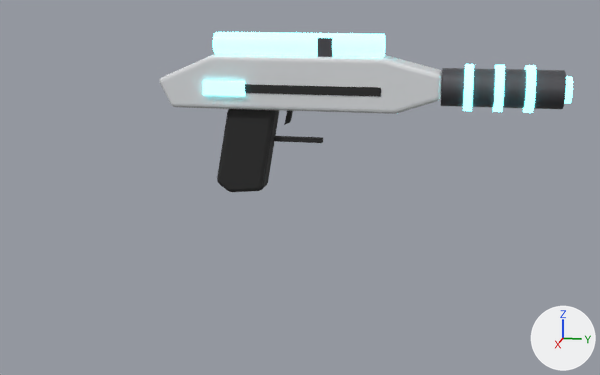
An edit to the glTF model public/models/laser.glb, drawn before and after from the same camera.
Both versions are drawn from a 50 mm lens placed at (1.156, 0.293, 0.173), pointed at (-0.05, 0.052, -0.128). The lights are fixed; the arrows at lower right show +X, +Y and +Z. The older version comes first.

The first picture shows 'Laser_Body'.
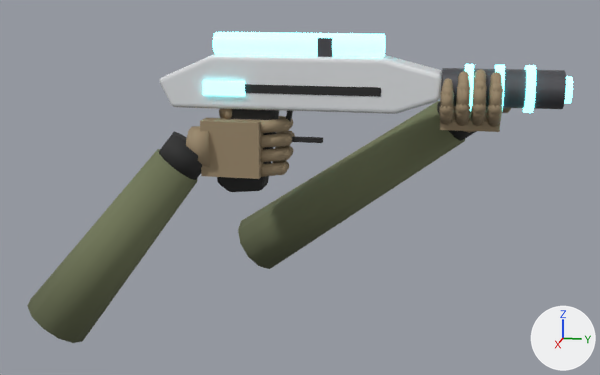
Where the change shows, as pixel boxes (x1, y1, x2, y2) in the pictures (600 x 375 px):
'Laser_HandRight', added
    after: (27, 109, 295, 343)
    faces in mat_sleeve (dark green #737959): (27, 149, 197, 343)
    faces in mat_glove (brown #9b896c): (186, 109, 295, 179)
    faces in mat_dark (black #272727): (159, 132, 202, 180)
'Laser_HandLeft', added
    after: (238, 69, 511, 269)
    faces in mat_sleeve (dark green #737959): (238, 101, 465, 269)
    faces in mat_glove (brown #9b896c): (439, 69, 511, 133)
    faces in mat_dark (black #272727): (437, 102, 477, 141)

Edits to the bpy script that builds the scene:
```text
Add mat_sleeve:
    mat_sleeve = principled_material('Sleeve')
    mat_sleeve.base_color = (0.17, 0.19, 0.1)  # dark green #737959
    mat_sleeve.roughness = 0.95
Add mat_glove:
    mat_glove = principled_material('Glove')
    mat_glove.base_color = (0.33, 0.25, 0.15)  # brown #9b896c
    mat_glove.roughness = 0.8
Add me_laser_handright:
    me_laser_handright.from_pydata(...)  # 1032 vertices, 1936 faces; spans x -0.04..0.139, y -0.33..0.053, z -0.345..0.01
    # faces by material slot: [1848, 44, 44]
    me_laser_handright.materials.append(mat_glove)  # brown #9b896c
    me_laser_handright.materials.append(mat_dark)  # black #272727
    me_laser_handright.materials.append(mat_sleeve)  # dark green #737959
Add me_laser_handleft:
    me_laser_handleft.from_pydata(...)  # 1014 vertices, 1936 faces; spans x -0.243..0.048, y -0.08..0.365, z -0.307..0.062
    # faces by material slot: [1848, 44, 44]
    me_laser_handleft.materials.append(mat_glove)  # brown #9b896c
    me_laser_handleft.materials.append(mat_dark)  # black #272727
    me_laser_handleft.materials.append(mat_sleeve)  # dark green #737959
Add ob_laser_handright:
    ob_laser_handright = bpy.data.objects.new('Laser_HandRight', me_laser_handright)
    ob_laser_handright.location = (0.0, 0.0, 0.0)
Add ob_laser_handleft:
    ob_laser_handleft = bpy.data.objects.new('Laser_HandLeft', me_laser_handleft)
    ob_laser_handleft.location = (0.0, 0.0, 0.0)
```
